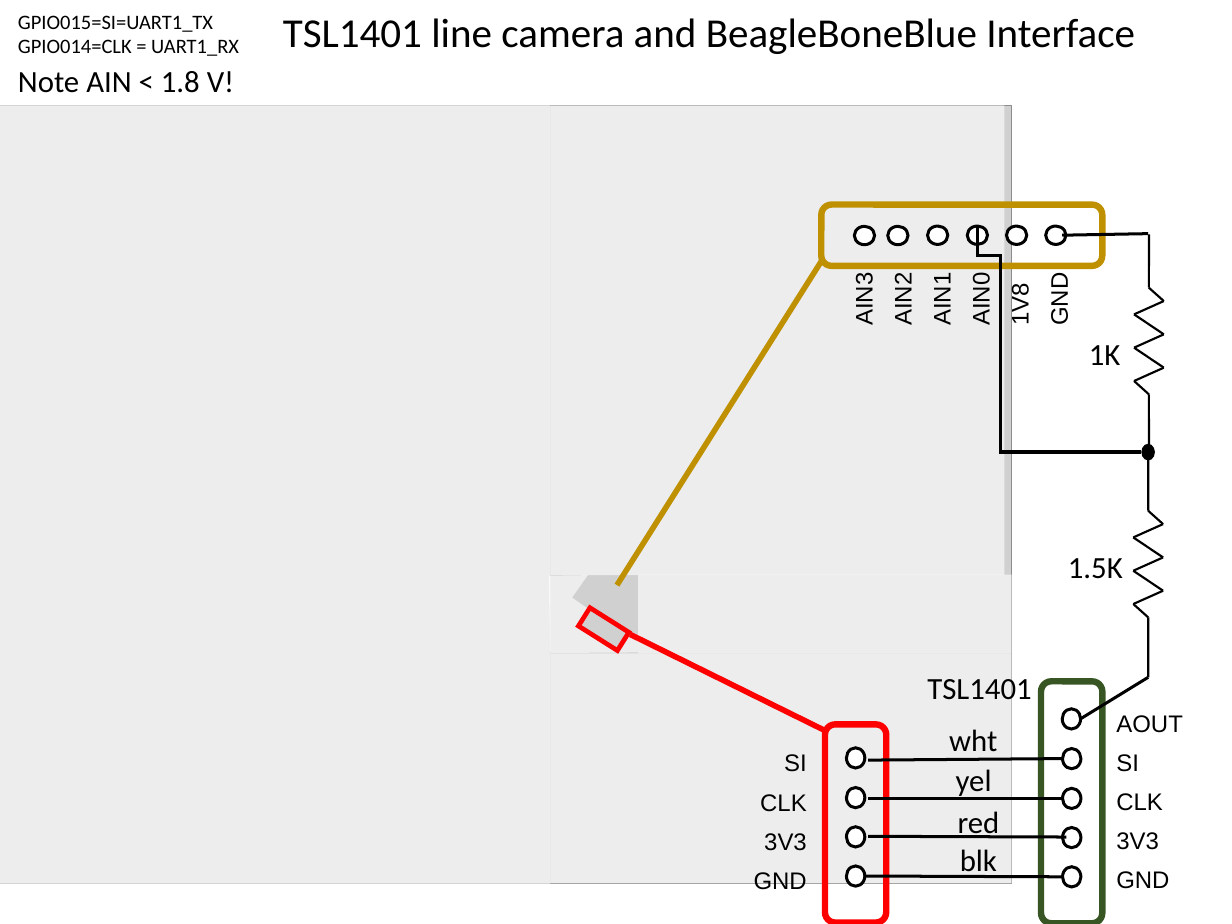
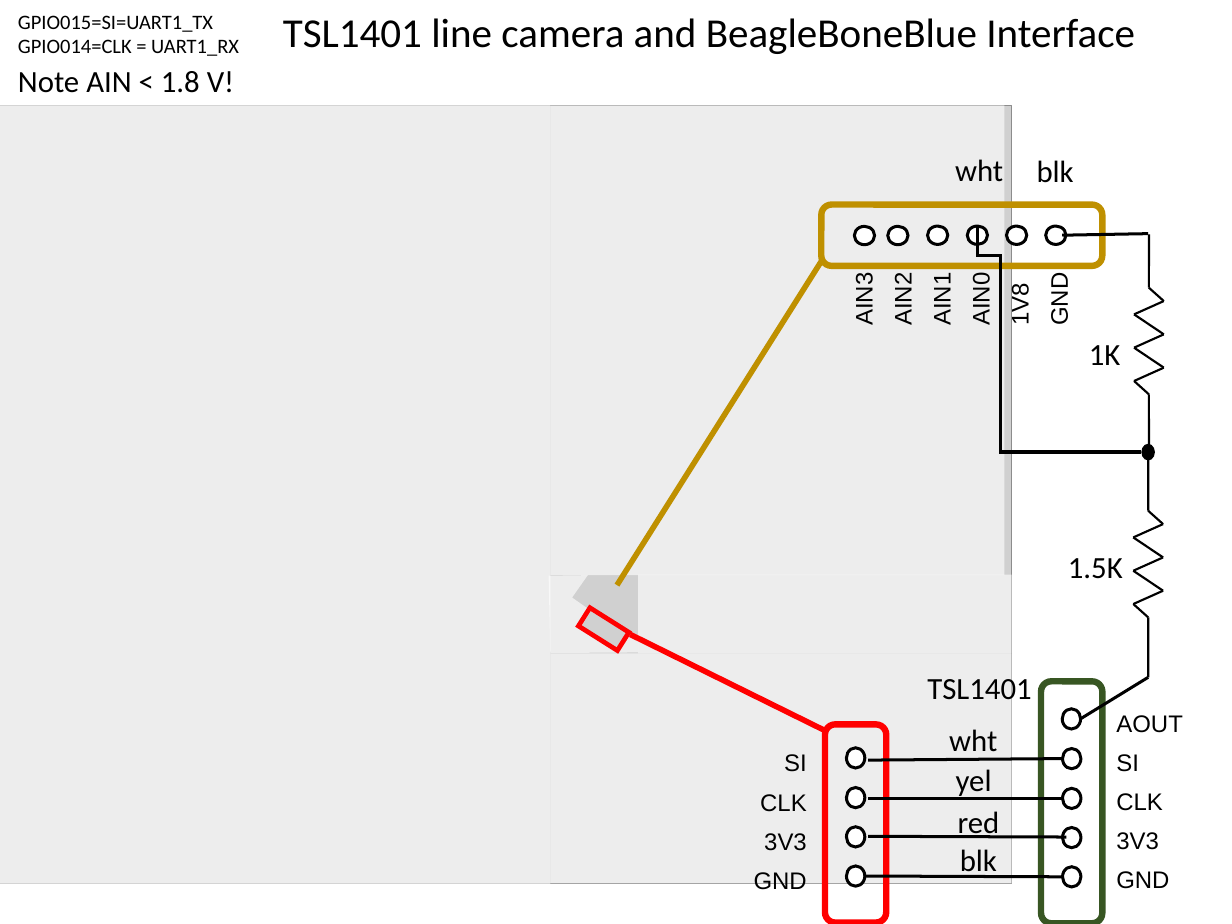
Before and after one commit to YandongJi/SkeletonBeagle, a slide deck: slide 1 of AtodTestPRU/TSL1401-BBBlue-interface.pptx. Drawn at 1232x924 pixels with LibreOffice and Linux fonts; fonts in the diff are those of the drawing; grey boxes stand for pictures. Boxes give left, top, right and bottom in pixels: in the first picture for what was removed or moved away, otherwise in the second. Text is boxed around its words. In the diff, an @@ line names an element or a change of style, - is before the commit and + after.

Commit message:
update wire colors on ppt

```diff
--- a/AtodTestPRU/TSL1401-BBBlue-interface.pptx
+++ b/AtodTestPRU/TSL1401-BBBlue-interface.pptx
@@ text added at (955, 159, 1003, 182), 18 pt, text #000000 @@
+wht
@@ text added at (1037, 160, 1074, 183), 18 pt, text #000000 @@
+blk
```
Also in this commit, not shown: 1 other file.
